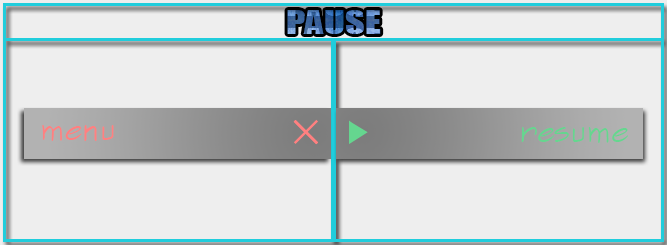
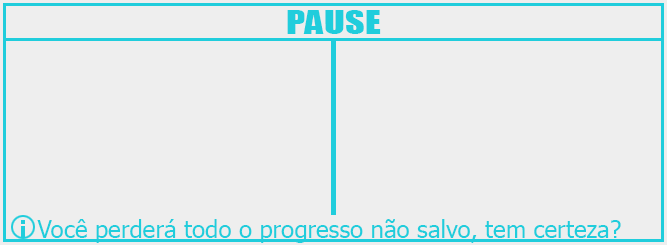
Layered file, before and after one edit (667x245). Changes by layer:
hid group "botoes" (9 layers) over (18, 107, 649, 166)
hid "resume" (2nd of 2, in "botoes" › "resume") over (521, 127, 628, 143)
hid "menu" (1st of 2, in "botoes" › "x") over (42, 125, 114, 141)
painted on "traçado" over (331, 215, 336, 239)
added layer "Você perderá todo o progresso não salvo, tem certeza?" in group "janela" over (37, 219, 621, 243)
added layer "INFO" in group "janela" over (11, 215, 35, 239)
